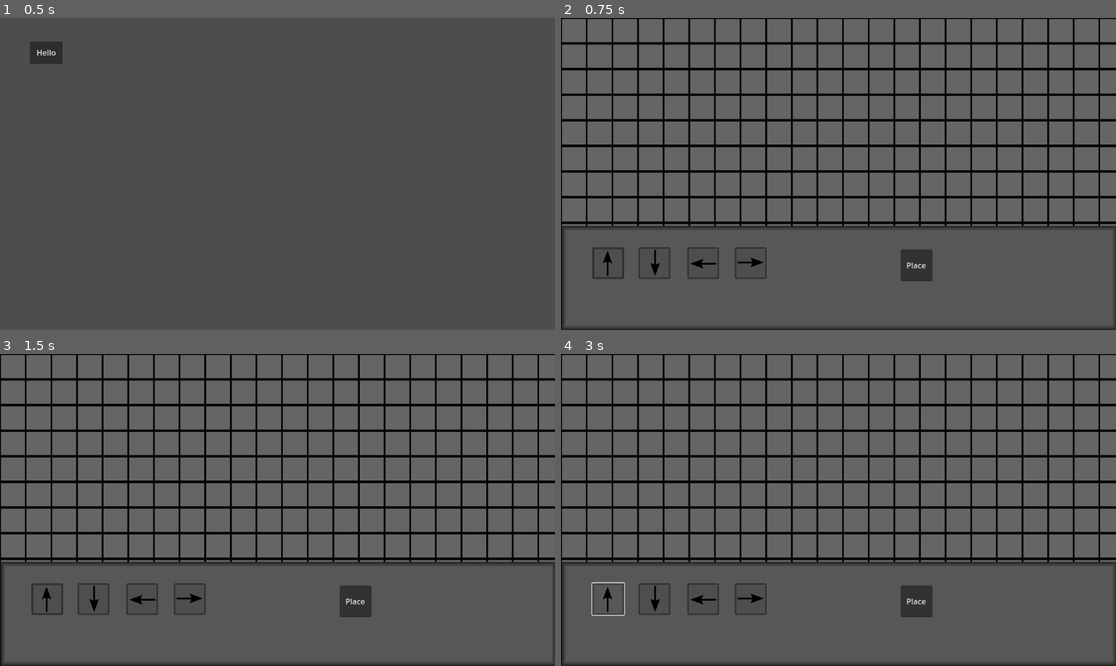
Above: before the commit, frames 1-4 (two rows, left to right).
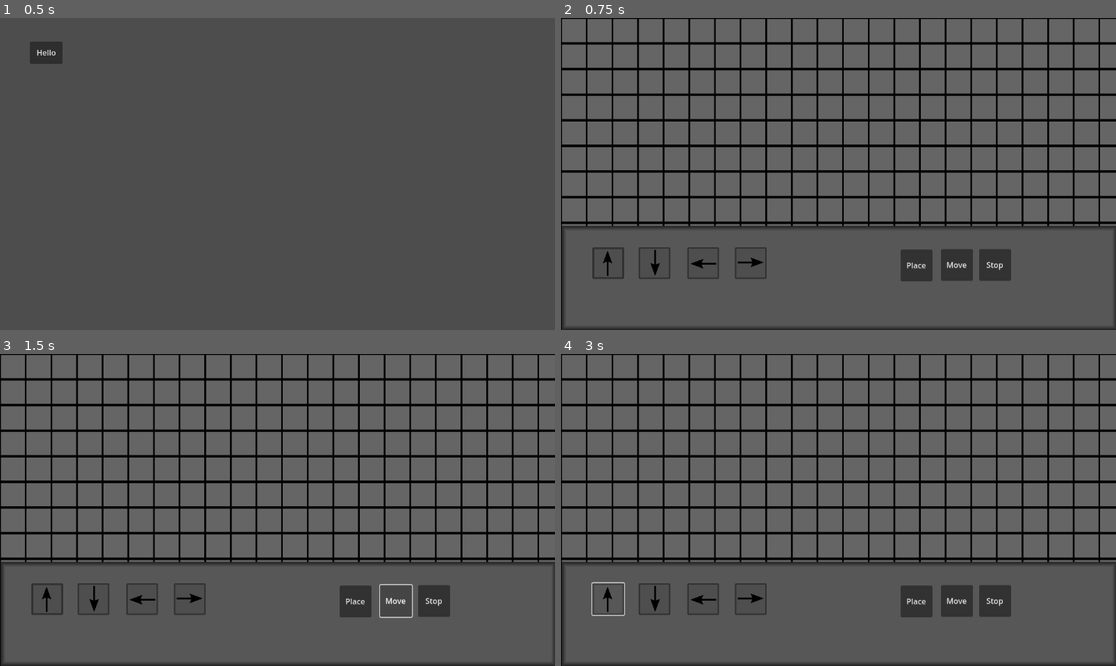
Above: after the commit, the same moments.

Repository: Salanmander/Roguetronics
Game: Godot game, scene res://Menu/main__menu.tscn
Same seed, same stepped clock (60 frames per second), same inputs: the game is played once before the commit and once after it. The engine's default icon, where the game draws it, is replaced by a stand-in: a white triangle on a blue panel in a dark square.
Inputs (mouse positions are in pixels of both pictures, inside the frame that each line leads up to):
- Up to frame 1 (0.5 s): no input
- Up to frame 2 (0.75 s): click "Hello" at 0.5 s
- Up to frame 3 (1.5 s): click (394, 600) at 1.25 s, where only the run after the commit has a clickable "Move"
- Up to frame 4 (3 s): click (993, 600) at 2 s, where only the run after the commit has a clickable "Stop"; click (610, 600) at 2.75 s

Frame 1 is identical in both runs. In frame 2, 1.1% of the frame differs, in the area x 68-82%, y 74-85%; in frame 3, 0.7%; in frame 4, 1.1%.

Commit message:
Turned widget into a scene
This feels cleaner than extending a polygon2D for custom functionality, and easier to swap out the display later.

Diff:
--- /dev/null
+++ b/Factory/Widget/widget.gd
@@ -0,0 +1,12 @@
+extends Node2D
+
+
+# Called when the node enters the scene tree for the first time.
+func _ready():
+	pass # Replace with function body.
+
+
+# Called every frame. 'delta' is the elapsed time since the previous frame.
+func _process(delta):
+	position = position + Vector2(1,0)
+	pass
--- /dev/null
+++ b/Factory/Widget/widget.tscn
@@ -0,0 +1,9 @@
+[gd_scene load_steps=2 format=3 uid="uid://drps8ck7os7j6"]
+
+[ext_resource type="Script" path="res://Factory/Widget/widget.gd" id="1_rtf7s"]
+
+[node name="Node2D" type="Node2D"]
+script = ExtResource("1_rtf7s")
+
+[node name="Polygon2D" type="Polygon2D" parent="."]
+polygon = PackedVector2Array(-30, 0, 0, 40, 30, 0, 0, -40)
--- a/Factory/factory.tscn
+++ b/Factory/factory.tscn
@@ -116,6 +116,22 @@
 text = "Place"
 expand_icon = true
 
+[node name="MoveObject" type="Button" parent="UILayer/UI"]
+offset_left = 788.0
+offset_top = 48.0
+offset_right = 854.0
+offset_bottom = 114.0
+text = "Move"
+expand_icon = true
+
+[node name="StopObject" type="Button" parent="UILayer/UI"]
+offset_left = 867.0
+offset_top = 48.0
+offset_right = 933.0
+offset_bottom = 114.0
+text = "Stop"
+expand_icon = true
+
 [node name="FactoryLayer" type="CanvasLayer" parent="."]
 layer = 0
 scale = Vector2(0.4, 0.4)
@@ -131,3 +147,5 @@
 [connection signal="pressed" from="UILayer/UI/LeftConveyorSelect" to="FactoryLayer/FactoryFloor" method="_on_left_conveyor_select_pressed"]
 [connection signal="pressed" from="UILayer/UI/RightConveyorSelect" to="FactoryLayer/FactoryFloor" method="_on_right_conveyor_select_pressed"]
 [connection signal="pressed" from="UILayer/UI/PlaceObject" to="FactoryLayer/FactoryFloor" method="_on_place_object_pressed"]
+[connection signal="pressed" from="UILayer/UI/MoveObject" to="FactoryLayer/FactoryFloor" method="_on_move_object_pressed"]
+[connection signal="pressed" from="UILayer/UI/StopObject" to="FactoryLayer/FactoryFloor" method="_on_stop_object_pressed"]
--- a/Factory/factory_floor.gd
+++ b/Factory/factory_floor.gd
@@ -26,7 +26,9 @@
 
 var click_mode:int = NONE
 
-var thing_to_move:Polygon2D
+var widget_packed:PackedScene = load("res://Factory/Widget/widget.tscn")
+var thing_to_move:Node2D
+var run:bool = false
 
 # Called when the node enters the scene tree for the first time.
 func _ready():
@@ -35,9 +37,7 @@
 			#pass
 			set_cell(FLOOR_LAYER, Vector2i(x, y), FLOOR_TILE, Vector2i(0,0))
 
-	thing_to_move = Polygon2D.new()
-	var vertices:Array[Vector2] = [Vector2(-35, 0), Vector2(0, 50), Vector2(35, 0), Vector2(0, -50)]
-	thing_to_move.polygon = PackedVector2Array(vertices)
+	thing_to_move = widget_packed.instantiate()
 
 	pass # Replace with function body.
 
@@ -56,6 +56,7 @@
 		elif(click_mode == PLACE_THING):
 			var thing_position:Vector2i = grid_loc * tile_set.tile_size
 			thing_position = thing_position + (tile_set.tile_size/2)
+
 			thing_to_move.position = thing_position
 			if (not thing_to_move.get_tree()):
 				add_child(thing_to_move)
@@ -87,3 +88,11 @@
 
 func _on_place_object_pressed():
 	click_mode = PLACE_THING
+
+
+func _on_move_object_pressed():
+	run = true
+
+
+func _on_stop_object_pressed():
+	run = false
